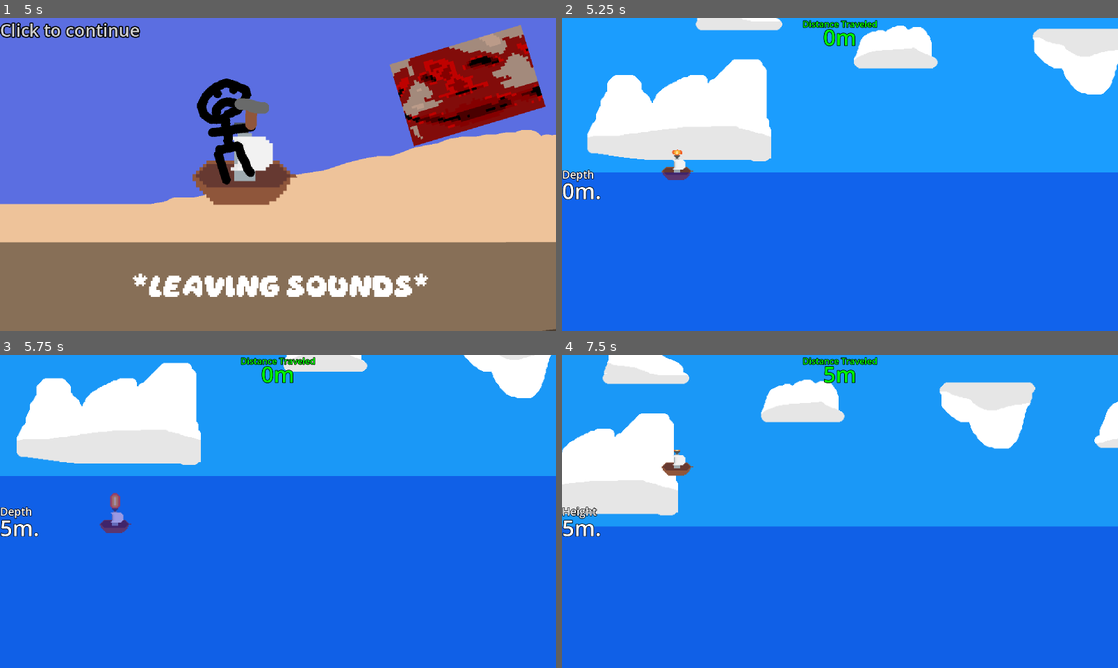
Above: before the commit, frames 1-4 (two rows, left to right).
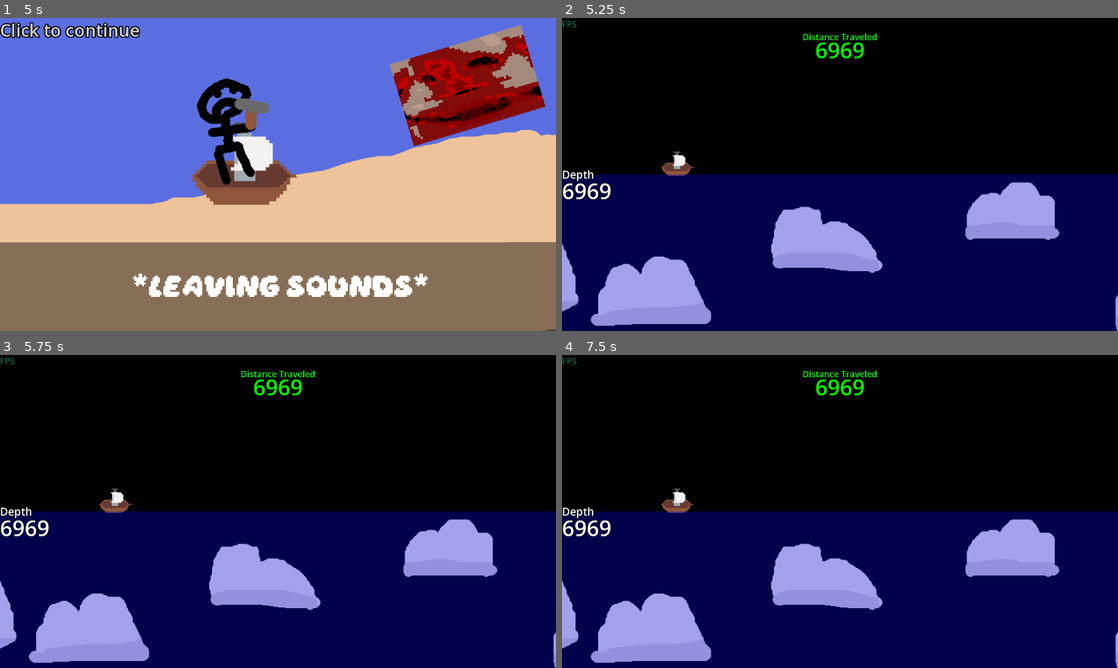
Above: after the commit, the same moments.

Repository: dkristia/Shipmarine
Game: Godot game, scene res://Scenes/MainMenu/main_menu.tscn
The game is run twice, just before and just after one commit, with the same random seed, the same clock (stepped at 60 frames per second) and the same inputs.
Inputs (mouse positions are in pixels of both pictures, inside the frame that each line leads up to):
- Up to frame 1 (5 s): click (278, 64) at 0.5 s; click (278, 174) at 1.25 s; click (278, 174) at 2 s; click (278, 174) at 2.75 s; tap Enter (ui_accept) at 3.5 s; move the mouse to (400, 158) at 3.52 s; hold Enter (ui_accept) 3.53-4.28 s; click (400, 158) at 3.67 s; click (400, 158) at 3.77 s; right-click (400, 158) at 3.8 s; click (400, 158) at 4.07 s; move the mouse to (166, 190) at 4.27 s; right-click (166, 190) at 4.35 s; click (166, 190) at 4.52 s; click (166, 190) at 4.55 s; click (166, 190) at 4.82 s
- Up to frame 2 (5.25 s): tap Enter (ui_accept) at 5 s; move the mouse to (895, 105) at 5.02 s; press the mouse at (895, 105) at 5.03 s
- Up to frame 3 (5.75 s): tap Enter (ui_accept) at 5.3 s
- Up to frame 4 (7.5 s): move the mouse to (812, 574) at 5.77 s; release the mouse at (812, 574) at 5.78 s; tap Enter (ui_accept) at 5.85, 7.35 s; click (812, 574) at 5.92 s; click (812, 574) at 6.02 s; right-click (812, 574) at 6.05 s; click (812, 574) at 6.32 s; move the mouse to (1006, 558) at 6.52 s; hold Right mouse button (boost, bound only after the commit) 6.53-7.28 s; click (1006, 558) at 6.77 s; click (1006, 558) at 6.8 s; click (1006, 558) at 7.07 s; tap Escape (pause, bound only after the commit) at 7.15 s; move the mouse to (673, 464) at 7.27 s; click (673, 464) at 7.42 s

Frame 1 is identical in both runs. In frame 2, 100% of the frame differs, in the area x 0-100%, y 0-100%; in frame 3, 100%; in frame 4, 100%.
Error after the commit: Parse Error: Preload file "res://Scenes/Game/Paused/paused.tscn" does not exist. (res://Scenes/Game/game.gd:10)

Commit message:
add pause menu

Diff:
--- a/GUI.tscn
+++ b/GUI.tscn
@@ -1,4 +1,6 @@
-[gd_scene load_steps=5 format=3 uid="uid://b5qk8b34to1ox"]
+[gd_scene load_steps=7 format=3 uid="uid://b5qk8b34to1ox"]
+
+[ext_resource type="Script" path="res://GUI.gd" id="1_wqi30"]
 
 [sub_resource type="LabelSettings" id="LabelSettings_l5ddx"]
 line_spacing = 10.0
@@ -8,6 +10,12 @@
 
 [sub_resource type="LabelSettings" id="LabelSettings_gh6ip"]
 font_size = 100
+outline_size = 10
+outline_color = Color(0, 0, 0, 1)
+
+[sub_resource type="LabelSettings" id="LabelSettings_sxa5i"]
+font_size = 40
+font_color = Color(0, 0.423529, 0.278431, 1)
 outline_size = 10
 outline_color = Color(0, 0, 0, 1)
 
@@ -24,6 +32,7 @@
 outline_color = Color(0, 0, 0, 1)
 
 [node name="CanvasLayer" type="CanvasLayer"]
+script = ExtResource("1_wqi30")
 
 [node name="MarginContainer" type="MarginContainer" parent="."]
 anchors_preset = 15
@@ -52,6 +61,11 @@
 [node name="VBoxContainer" type="VBoxContainer" parent="MarginContainer"]
 layout_mode = 2
 
+[node name="FPS" type="Label" parent="MarginContainer/VBoxContainer"]
+layout_mode = 2
+text = "FPS"
+label_settings = SubResource("LabelSettings_sxa5i")
+
 [node name="Score" type="Label" parent="MarginContainer/VBoxContainer"]
 layout_mode = 2
 size_flags_vertical = 0
--- a/Objects/Enemies/BaseEnemy/enemy.gd
+++ b/Objects/Enemies/BaseEnemy/enemy.gd
@@ -3,11 +3,10 @@
 
 @onready var speed = $"/root/Game".speed
 @onready var isplayerdead = $"/root/Game".isDead
-@onready var explosion = $"/root/Game/Ship/Explosion"
+@onready var isPaused = $"/root/Game".isPaused
 @export var explosive = true
 @onready var mainSprite = $MainSprite
 var _explosion = preload("res://Sprites/Ship/explosion.png")
-var gameOverscene = preload("res://Scenes/GameOver/game_over.tscn")
 var _warning = preload("res://warning.png")
 
 var movespeed = 10
@@ -28,34 +27,32 @@
 
 # Called every frame. 'delta' is the elapsed time since the previous frame.
 func _process(delta):
-	if has_node("WarningSprite"):
-		var warningsprite = get_node("WarningSprite")
-		warningsprite.position.x = -position.x + 1300
-		if get_node("VisibilityNotifier").is_on_screen():
-			warningsprite.queue_free()
-	speed = $"/root/Game".speed
-	position.x -= delta*speed*100
-	if position.x <= -1000 and !is_in_group("exploded") :
-		queue_free()
-	if $MainSprite.flip_h:
-		position.x += speed*delta*movespeed
-	else:
-		position.x -= speed*delta*movespeed
+	isplayerdead = $"/root/Game".isDead
+	if !isplayerdead and !isPaused:
+		if has_node("WarningSprite"):
+			var warningsprite = get_node("WarningSprite")
+			warningsprite.position.x = -position.x + 1300
+			if get_node("VisibilityNotifier").is_on_screen():
+				warningsprite.queue_free()
+		speed = $"/root/Game".speed
+		position.x -= delta*speed*100
+		if position.x <= -1000 and !is_in_group("exploded") :
+			queue_free()
+		if $MainSprite.flip_h:
+			position.x += delta*movespeed
+		else:
+			position.x -= delta*movespeed
 
 
 func _on_body_entered(body):
 	if body.is_in_group("player_character") and !is_in_group("exploded"):
-		$"/root/Game/AudioStreamPlayer".stop()
-		$"/root/Game".isDead = true
-		explosion.play()
-		await get_tree().create_timer(3).timeout
-		var gameOver = gameOverscene.instantiate()
-		add_sibling(gameOver)
+		$"/root/Game"._kill_player()
 
 func delete_item(item, when):
-	await get_tree().create_timer(when).timeout
-	if item != null:
-		item.queue_free()
+	if !isplayerdead:
+		await get_tree().create_timer(when).timeout
+		if item != null:
+			item.queue_free()
 
 func _on_area_entered(area):
 	if area.explosive:
--- a/Objects/Ship/ShipMovement.gd
+++ b/Objects/Ship/ShipMovement.gd
@@ -19,6 +19,9 @@
 		_animated_sprite.play("explosion")
 		_depth_text.visible = false
 		return
+	if $"/root/Game".isPaused:
+		return
+
 	if position.y >= 500000:
 		get_tree().change_scene_to_file("res://Scenes/GameOver/game_over.tscn")
 
@@ -42,16 +45,15 @@
 		else:
 			velocity.y += (gravity - position.y * 0.1) * delta
 
-	if Input.get_action_strength("ui_accept") != 0 or Input.get_mouse_button_mask()==MOUSE_BUTTON_LEFT:
-		velocity.y += JUMP_VELOCITY
 
-	if Input.is_action_just_pressed("ui_accept") or (Input.get_mouse_button_mask()==MOUSE_BUTTON_LEFT && animationState=="waiting"):
+	velocity.y += JUMP_VELOCITY * max(Input.get_action_strength("jump"), Input.get_action_strength("jump_stick"))
+
+
+	if Input.is_action_just_pressed("jump") or Input.is_action_just_pressed("jump_stick"):
 		animate("startup", "activated")
-		animationState="inProgress"
 
-	if Input.is_action_just_released("ui_accept") or (Input.get_mouse_button_mask()!=MOUSE_BUTTON_LEFT && animationState=="inProgress"):
+	if Input.is_action_just_released("jump") or Input.is_action_just_released("jump_stick"):
 		animate("startup-reversed", "default")
-		animationState="waiting"
 
 	if (-20 < position.y and position.y < 20) and (-10 < velocity.y and velocity.y < 10):
 		velocity.y = 0
--- a/Objects/Ship/ship.tscn
+++ b/Objects/Ship/ship.tscn
@@ -113,13 +113,14 @@
 [node name="Camera2D" type="Camera2D" parent="."]
 offset = Vector2(500, 0)
 zoom = Vector2(1.5, 1.5)
-limit_smoothed = true
 position_smoothing_enabled = true
+position_smoothing_speed = 10.0
 
 [node name="AnimatedSprite2D" type="AnimatedSprite2D" parent="."]
 position = Vector2(0, -20.8333)
 scale = Vector2(1.18939, 1.18939)
 sprite_frames = SubResource("SpriteFrames_hrgc0")
+animation = &"activated"
 autoplay = "default"
 
 [node name="Explosion" type="AudioStreamPlayer" parent="."]
--- a/Scenes/Game/game.gd
+++ b/Scenes/Game/game.gd
@@ -3,8 +3,12 @@
 @onready var _score = $"GUI/MarginContainer/VBoxContainer/Score/Points"
 @export var speed = 1
 @export var isDead = false
+@export var isPaused = false
 @onready var regEnemTimer = $RegularEnemyTimer
 @onready var skyEnemTimer = $SkyEnemyTimer
+
+@onready var _pauseScreen = preload("res://Scenes/Game/Paused/paused.tscn")
+var pauseScreen
 
 @onready var vars = get_node("/root/first")
 
@@ -14,15 +18,16 @@
 
 var skyenemies = []
 
-var rng = RandomNumberGenerator.new()
+var timers = []
 
 var score = 0
 
 var gamespeed = 1
 
-var _timer = null
+
 
 func _ready():
+
 	var bigship = load("res://Objects/Enemies/BigShip/bigship.tscn")
 	enemies.append(bigship)
 	var island = load("res://Objects/Enemies/Island/island.tscn")
@@ -30,34 +35,43 @@
 	var airplane = load("res://Objects/Enemies/Airplane/airplane.tscn")
 	skyenemies.append(airplane)
 
+	timers.append(regEnemTimer)
+	timers.append(skyEnemTimer)
+	pauseScreen = _pauseScreen.instantiate()
+	pauseScreen.get_node("CanvasLayer").visible = false
+	add_child(pauseScreen)
+
 func _process(delta):
+	if Input.is_action_just_pressed("pause"):
+		if isPaused:
+			isPaused = false
+			pauseScreen.get_node("CanvasLayer").visible = false
+		else:
+			isPaused = true
+			pauseScreen.get_node("CanvasLayer").visible = true
 
-	if isDead:
+	if isDead or isPaused:
 		speed = 0
+		for timer in timers:
+			timer.paused = true
 	else:
-		if Input.get_mouse_button_mask()==MOUSE_BUTTON_RIGHT:
-			speed = gamespeed+5
+		for timer in timers:
+			timer.paused = false
 
-		if Input.get_mouse_button_mask()!=MOUSE_BUTTON_RIGHT:
-			speed = gamespeed
 		score += speed * delta
 
 		gamespeed += delta*0.07
-		speed += delta*0.07
+		speed = gamespeed + 5 * Input.get_action_strength("boost")
+
 
 		_score.text = str(int(score)) + "m"
 
 		if (vars.endless == false) and (score >= winScore):
 			get_tree().change_scene_to_file("res://Scenes/Victory/victory.tscn")
 
+
 func _on_regular_enemy_timer_timeout():
-		if !isDead:
-			var rand_enemy:int = randi() % enemies.size()
-			var enemy = enemies[rand_enemy].instantiate()
-			if randf() < 0.5:
-				enemy.get_node("MainSprite").flip_h = true
-			add_child(enemy)
-			regEnemTimer.wait_time = rng.randf_range(3, 10)
+	_spawn_enemy(enemies, regEnemTimer, 10, 20)
 
 
 func _on_sky_enemy_timer_timeout():
@@ -65,11 +79,22 @@
 
 
 func _spawn_enemy(enemylist: Array, timer: Timer, r1: int, r2: int):
-	if !isDead:
-			var rand_enemy:int = randi() % enemylist.size()
-			var enemy = enemylist[rand_enemy].instantiate()
-			if randf() < 0.5:
-				enemy.get_node("MainSprite").flip_h = true
-			add_child(enemy)
-			var waitTime = rng.randf_range(r1, r2)
-			timer.wait_time = r1/1.5 if waitTime/speed <= r1/1.5 else waitTime/speed
+	var rng = RandomNumberGenerator.new()
+	var rand_enemy:int = randi() % enemylist.size()
+	var enemy = enemylist[rand_enemy].instantiate()
+	if randf() < 0.5:
+		enemy.get_node("MainSprite").flip_h = true
+	add_child(enemy)
+	var waitTime = rng.randf_range(r1, r2)
+	timer.wait_time = r1/1.5 if waitTime/speed <= r1/1.5 else waitTime/speed
+
+
+static func _kill_player():
+	$"/root/Game/AudioStreamPlayer".stop()
+	$"/root/Game".isDead = true
+	$"/root/Game/Ship/Explosion".play()
+	var timer = Timer.new()
+	$"/root/Game".add_child(timer)
+	timer.start(3)
+	await timer.timeout
+	$"/root/Game".add_child(preload("res://Scenes/GameOver/game_over.tscn").instantiate())
--- a/Scenes/GameOver/game_over.gd
+++ b/Scenes/GameOver/game_over.gd
@@ -2,7 +2,6 @@
 
 func _on_play_pressed():
 	get_tree().change_scene_to_file("res://Scenes/MainMenu/main_menu.tscn")
-	pass # Replace with function body.
 
 func _on_exit_pressed():
 	get_tree().quit()
--- a/Scenes/GameOver/game_over.tscn
+++ b/Scenes/GameOver/game_over.tscn
@@ -32,9 +32,9 @@
 anchors_preset = -1
 anchor_right = 1.11086
 anchor_bottom = 1.18191
-offset_top = 240.0
+offset_top = 1000.0
 offset_right = -1563.8
-offset_bottom = -741.95
+offset_bottom = -631.95
 grow_horizontal = 2
 grow_vertical = 2
 scale = Vector2(2, 2)
--- a/project.godot
+++ b/project.godot
@@ -26,6 +26,34 @@
 window/size/mode=3
 window/stretch/mode="viewport"
 
+[input]
+
+jump={
+"deadzone": 0.5,
+"events": [Object(InputEventMouseButton,"resource_local_to_scene":false,"resource_name":"","device":-1,"window_id":0,"alt_pressed":false,"shift_pressed":false,"ctrl_pressed":false,"meta_pressed":false,"button_mask":0,"position":Vector2(0, 0),"global_position":Vector2(0, 0),"factor":1.0,"button_index":1,"canceled":false,"pressed":false,"double_click":false,"script":null)
+, Object(InputEventKey,"resource_local_to_scene":false,"resource_name":"","device":0,"window_id":0,"alt_pressed":false,"shift_pressed":false,"ctrl_pressed":false,"meta_pressed":false,"pressed":false,"keycode":0,"physical_keycode":32,"key_label":0,"unicode":0,"echo":false,"script":null)
+, Object(InputEventJoypadButton,"resource_local_to_scene":false,"resource_name":"","device":-1,"button_index":1,"pressure":0.0,"pressed":true,"script":null)
+]
+}
+jump_stick={
+"deadzone": 0.5,
+"events": [Object(InputEventJoypadMotion,"resource_local_to_scene":false,"resource_name":"","device":-1,"axis":1,"axis_value":1.0,"script":null)
+]
+}
+boost={
+"deadzone": 0.5,
+"events": [Object(InputEventMouseButton,"resource_local_to_scene":false,"resource_name":"","device":-1,"window_id":0,"alt_pressed":false,"shift_pressed":false,"ctrl_pressed":false,"meta_pressed":false,"button_mask":0,"position":Vector2(0, 0),"global_position":Vector2(0, 0),"factor":1.0,"button_index":2,"canceled":false,"pressed":false,"double_click":false,"script":null)
+, Object(InputEventKey,"resource_local_to_scene":false,"resource_name":"","device":-1,"window_id":0,"alt_pressed":false,"shift_pressed":false,"ctrl_pressed":false,"meta_pressed":false,"pressed":false,"keycode":0,"physical_keycode":4194309,"key_label":0,"unicode":0,"echo":false,"script":null)
+, Object(InputEventJoypadMotion,"resource_local_to_scene":false,"resource_name":"","device":-1,"axis":5,"axis_value":1.0,"script":null)
+]
+}
+pause={
+"deadzone": 0.5,
+"events": [Object(InputEventKey,"resource_local_to_scene":false,"resource_name":"","device":-1,"window_id":0,"alt_pressed":false,"shift_pressed":false,"ctrl_pressed":false,"meta_pressed":false,"pressed":false,"keycode":0,"physical_keycode":4194305,"key_label":0,"unicode":0,"echo":false,"script":null)
+, Object(InputEventJoypadButton,"resource_local_to_scene":false,"resource_name":"","device":-1,"button_index":4,"pressure":0.0,"pressed":true,"script":null)
+]
+}
+
 [physics]
 
 2d/default_gravity=1000.0
